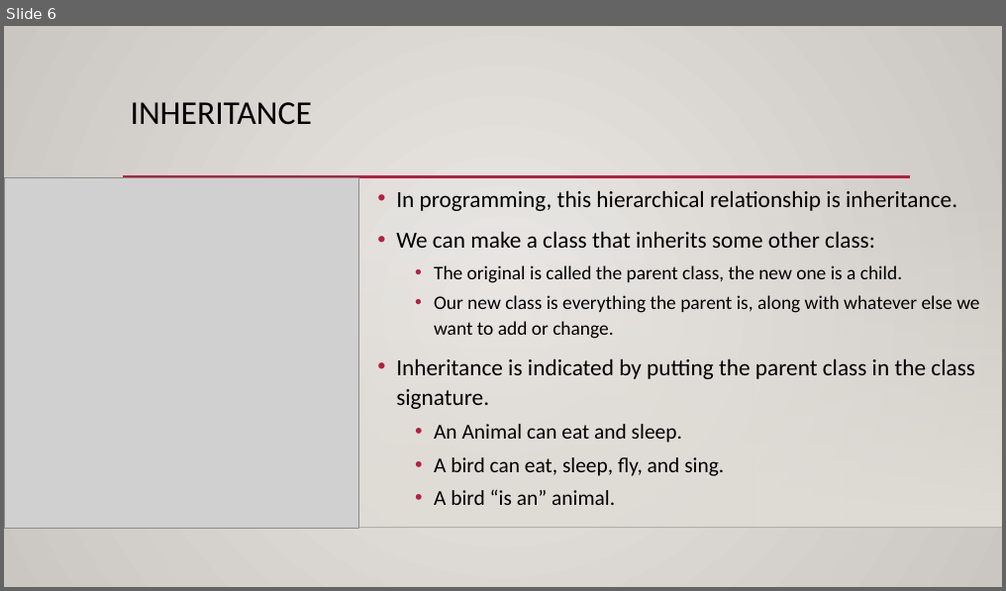
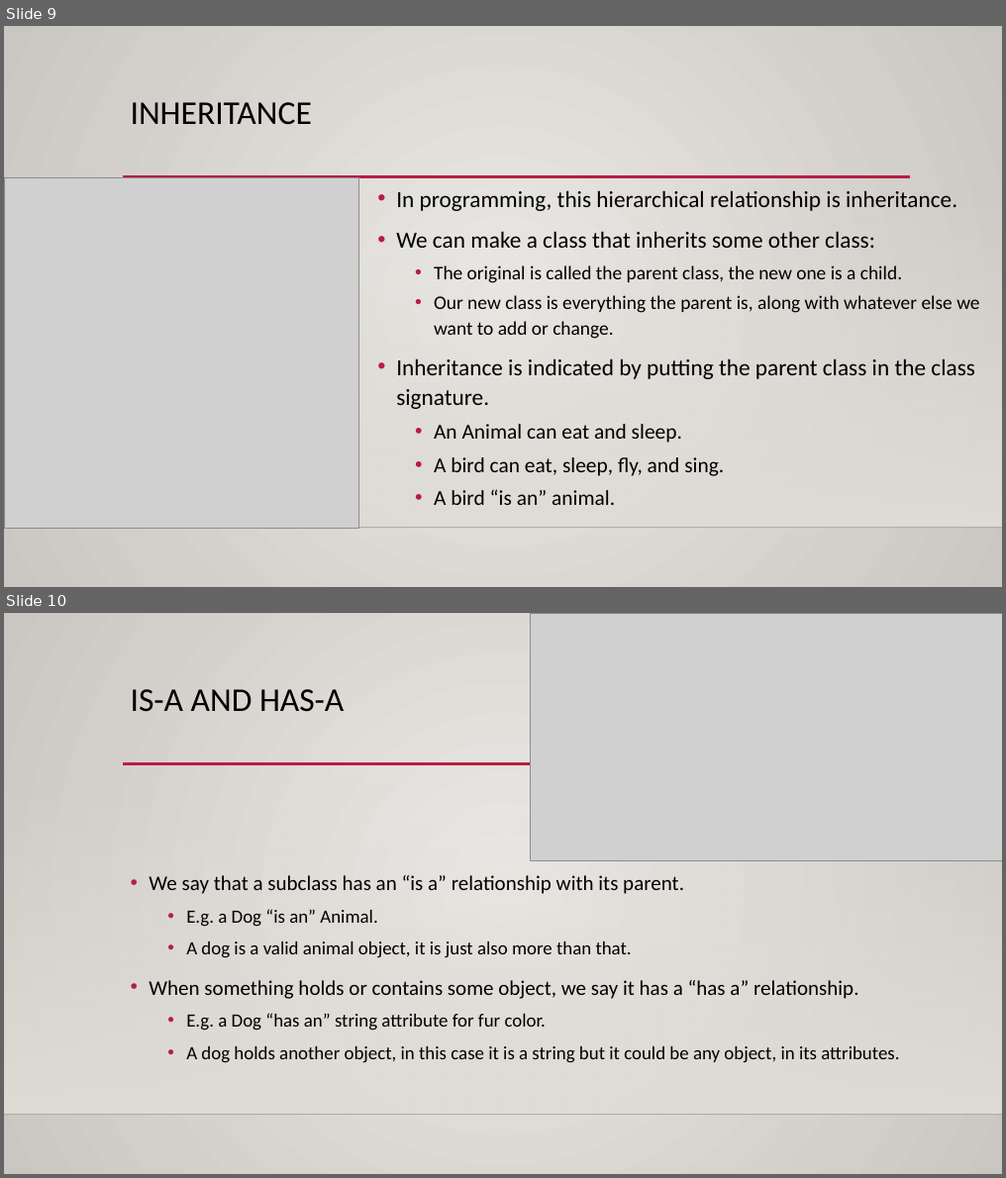
Before and after one commit to okohnkay/Programming_Basics_for_ML, a slide deck: course_material/slides/inheritance.pptx. Shown one above the other, each under a label of ours: slide 6 before the commit, slides 9 and 10 after it. The pictures are 1006x591 and 1006x1178 pixels, drawn with LibreOffice and Linux fonts; fonts in the diff are those of the drawing; grey boxes stand for pictures; background and template pictures are left out. Boxes give left, top, right and bottom in pixels: in the first picture for what was removed or moved away, otherwise in the second. Text is boxed around its words. In the diff, an @@ line names an element or a change of style, - is before the commit and + after.

```diff
--- a/course_material/slides/inheritance.pptx
+++ b/course_material/slides/inheritance.pptx
@@ slide 10 added at bbox=[4, 613, 1002, 1174], background gradient #ECEAE7 to #CAC7C1; not listed: 3 template elements that a slide beside it also shows @@
@@ picture added at bbox=[531, 613, 1002, 861] @@
@@ title added at bbox=[131, 689, 344, 712], 32 pt, text #000000 @@
+IS-A AND HAS-A
@@ text added at bbox=[149, 875, 899, 1063], 18 pt, text #000000 @@
+• We say that a subclass has an “is a” relationship with its parent.
+  • E.g. a Dog “is an” Animal.
+  • A dog is a valid animal object, it is just also more than that.
+• When something holds or contains some object, we say it has a “has a” relationship.
+  • E.g. a Dog “has an” string attribute for fur color.
+  • A dog holds another object, in this case it is a string but it could be any object, in its attributes.
@@ what was slide 6 is now slide 9 @@
```
Also in this commit, not shown: 3 slides changed, 5 other slides added, 1 slide removed.
